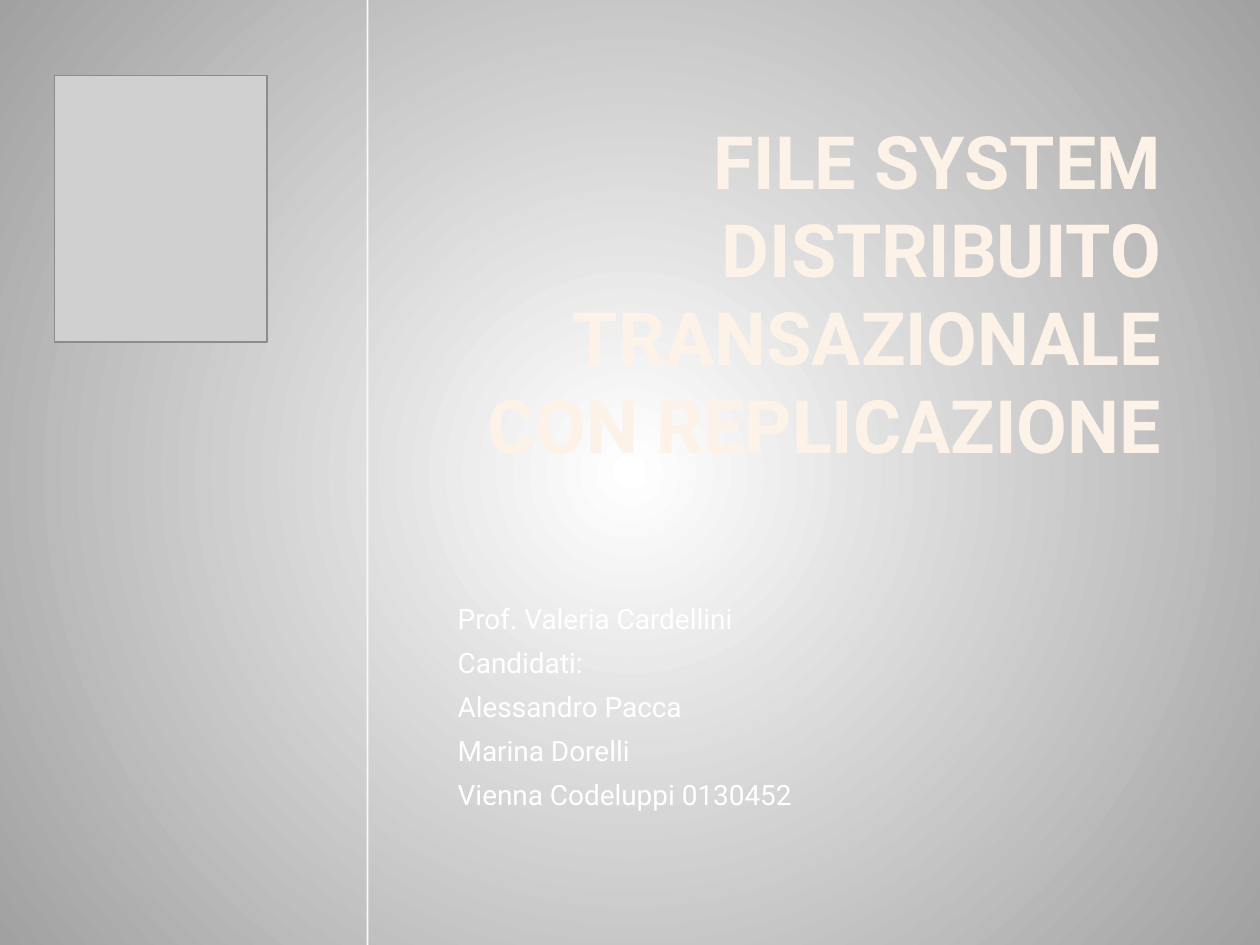
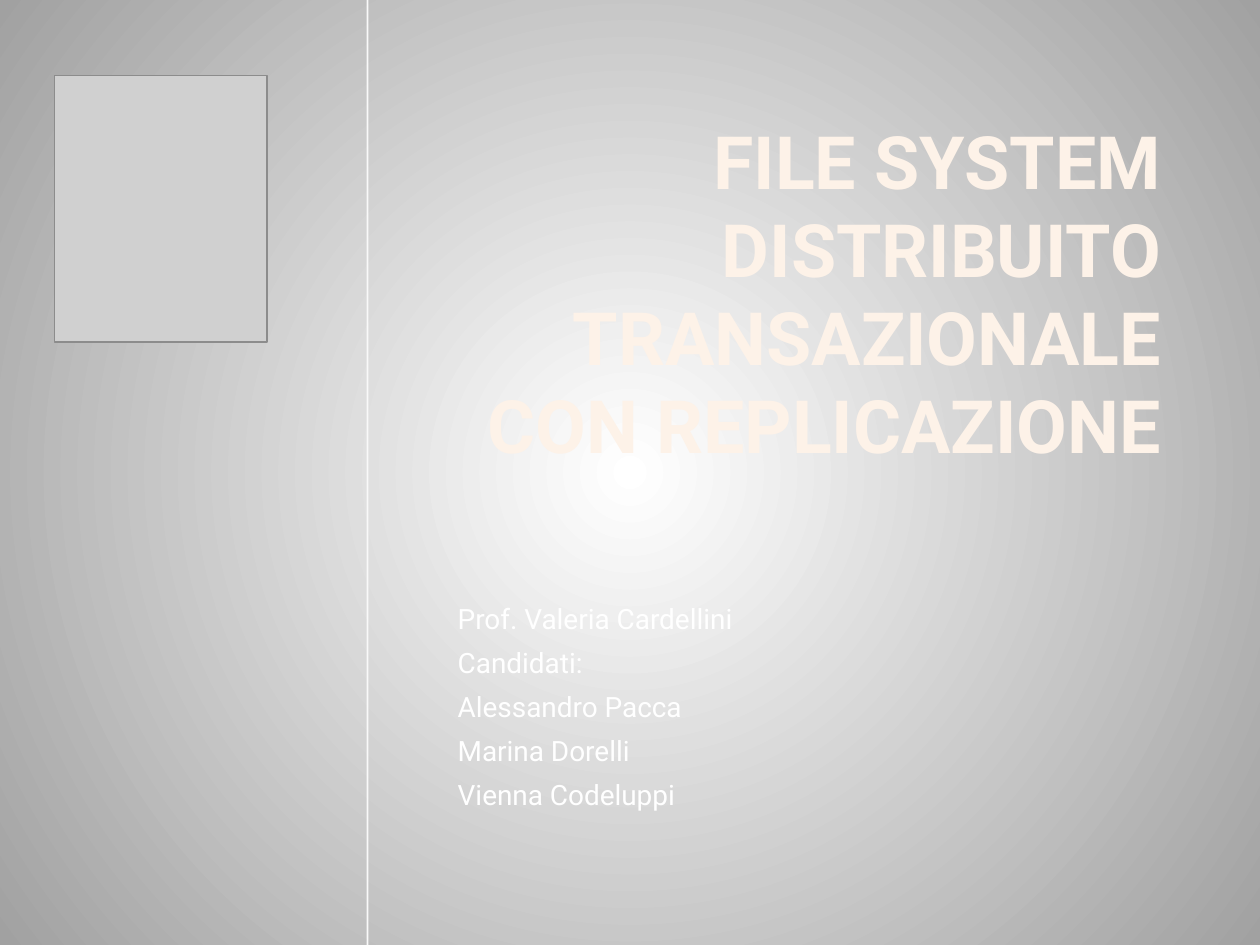
Before and after one commit to xaenimax/sistemi-distribuiti, a slide deck: slide 1 of workspace/Progetto SD, Documentazione/slides.pptx. Drawn at 1260x945 pixels with LibreOffice and Linux fonts; fonts in the diff are those of the drawing; grey boxes stand for pictures; background and template pictures are left out. Boxes give left, top, right and bottom in pixels: in the first picture for what was removed or moved away, otherwise in the second. Text is boxed around its words. In the diff, an @@ line names an element or a change of style, - is before the commit and + after.

```diff
--- a/workspace/Progetto SD, Documentazione/slides.pptx
+++ b/workspace/Progetto SD, Documentazione/slides.pptx
@@ subtitle at box(458, 777, 675, 814): text changed @@
-Vienna Codeluppi 0130452
+Vienna Codeluppi
```
